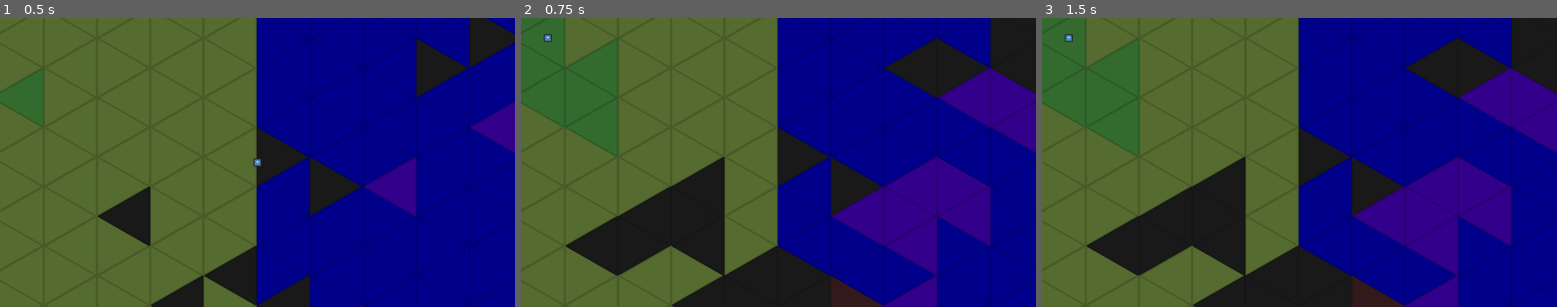
Above: before the commit, frames 1-3 (left to right).
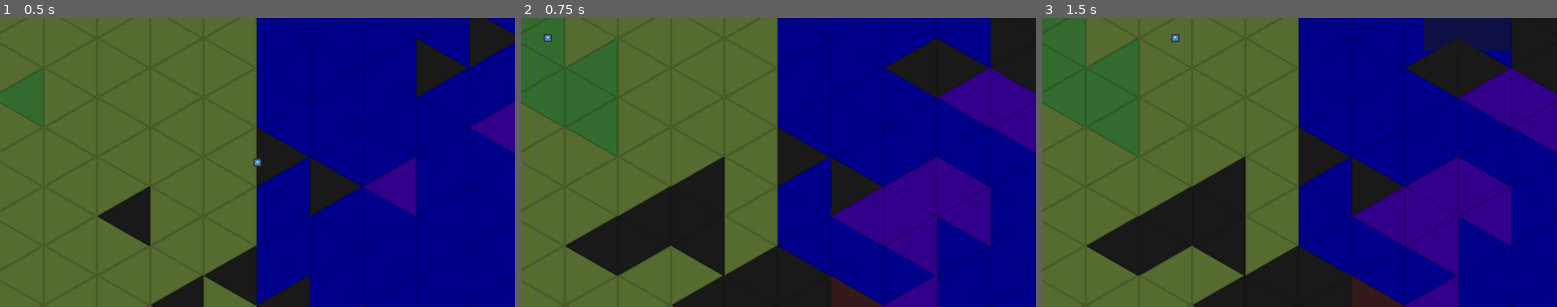
Above: after the commit, the same moments.

Repository: arrowira/microjam57
Game: Godot game, scene res://scenes/main.tscn
Same seed, same stepped clock (60 frames per second), same inputs: the game is played once before the commit and once after it. The engine's default icon, where the game draws it, is replaced by a stand-in: a white triangle on a blue panel in a dark square.
Inputs (mouse positions are in pixels of both pictures, inside the frame that each line leads up to):
- Up to frame 1 (0.5 s): no input
- Up to frame 2 (0.75 s): tap Enter at 0.5 s; move the mouse to (1010, 38) at 0.52 s; click (1010, 38) at 0.6 s
- Up to frame 3 (1.5 s): tap Space at 1.25 s; move the mouse to (1423, 38) at 1.27 s; click (1423, 38) at 1.35 s

Frame 1 is identical in both runs. In frame 3, 1.8% of the frame differs, in the area x 4-92%, y 0-12%.

Commit message:
no placing on void

Diff:
--- a/colonysim-micro-jam/scripts/tile.gd
+++ b/colonysim-micro-jam/scripts/tile.gd
@@ -49,7 +49,13 @@
 func _process(delta: float) -> void:
 	if Input.is_action_just_pressed("click") and inMouse:
 		if !get_parent().get_parent().building:
-			build()
+			var mirrorId
+			for area in get_parent().get_parent().get_node("mousemirror").get_node("mouse").get_overlapping_areas():
+				if area.name == "clickbox":
+					mirrorId = area.get_parent().id
+			#check for not void space
+			if id!=2 and mirrorId!=2:
+				build()
 
 func _on_clickbox_mouse_entered() -> void:
 	inMouse = true
